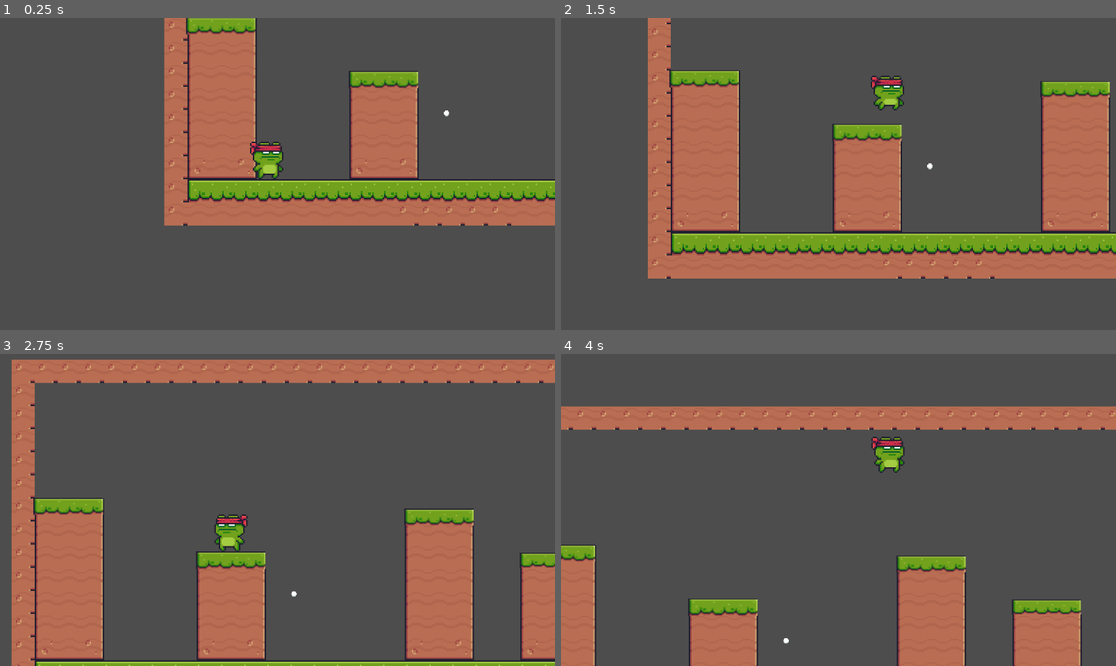
Above: before the commit, frames 1-4 (two rows, left to right).
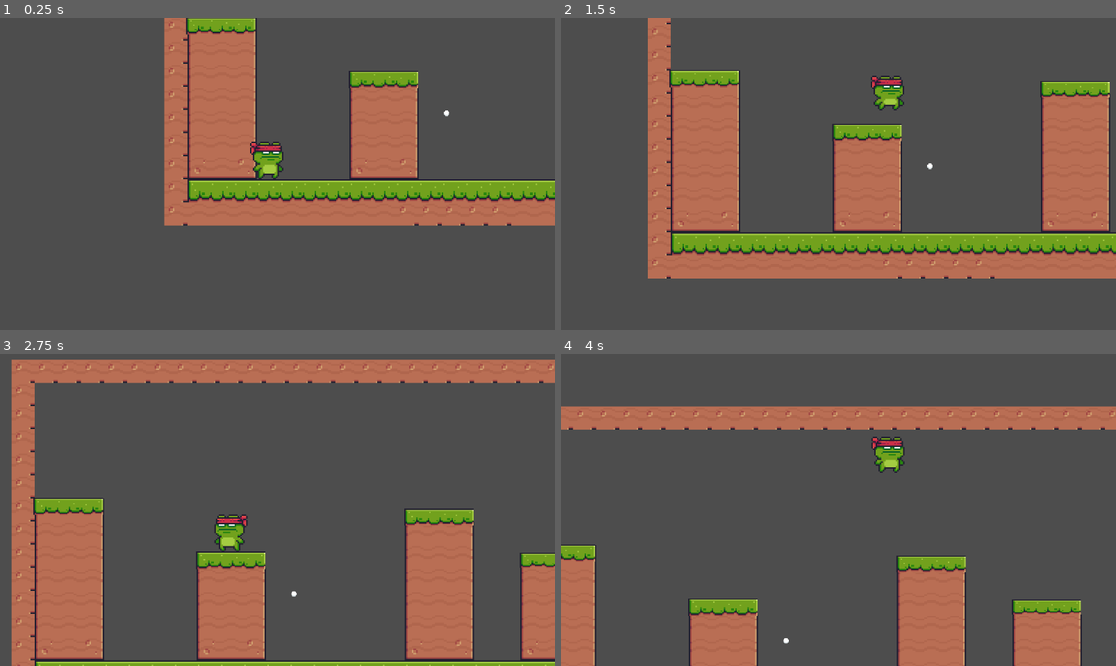
Above: after the commit, the same moments.

Repository: Rafaelorr/open_frog
Game: Godot game, scene res://level_1.tscn
Same seed, same stepped clock (60 frames per second), same inputs: the game is played once before the commit and once after it.
Inputs:
- Up to frame 1 (0.25 s): no input
- Up to frame 2 (1.5 s): hold Right (ui_right) from 0.53 s (still down); tap Space (omhoog) at 0.6, 1.35 s
- Up to frame 3 (2.75 s): release Right (ui_right) at 2.03 s; hold Left (ui_left) from 2.03 s (still down); tap Space (omhoog) at 2.1 s
- Up to frame 4 (4 s): release Left (ui_left) at 2.78 s; hold Right (ui_right) from 2.78 s (still down); tap Space (omhoog) at 2.85, 3.6 s

The runs differ from the first frame. In frame 1, 0.2% of the frame differs, in the area x 33-76%, y 0-23%; in frame 2, 0.3%, in the area x 19-99%, y 16-40%; in frame 3, 0.3%; in frame 4, 0.3%.

Commit message:
fix texture blur in onewayplaform.tscn

Diff:
--- a/onewayplaform.tscn
+++ b/onewayplaform.tscn
@@ -6,14 +6,15 @@
 size = Vector2(46.8337, 15.7746)
 
 [node name="onewayplaform" type="Sprite2D"]
+texture_filter = 1
 position = Vector2(446.464, 281.75)
 scale = Vector2(6.44834, 2.21875)
 texture = ExtResource("1_jwuhg")
 
 [node name="StaticBody2D" type="StaticBody2D" parent="."]
+texture_filter = 1
 
 [node name="CollisionShape2D" type="CollisionShape2D" parent="StaticBody2D"]
 position = Vector2(0.083107, 0.338028)
-scale = Vector2(1, 1)
 shape = SubResource("RectangleShape2D_bj5jk")
 one_way_collision = true
